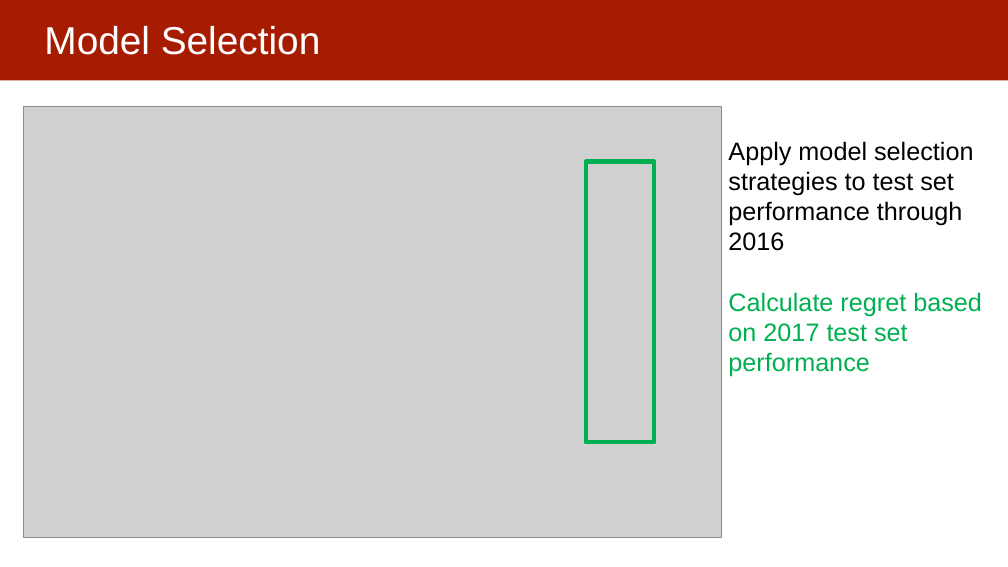
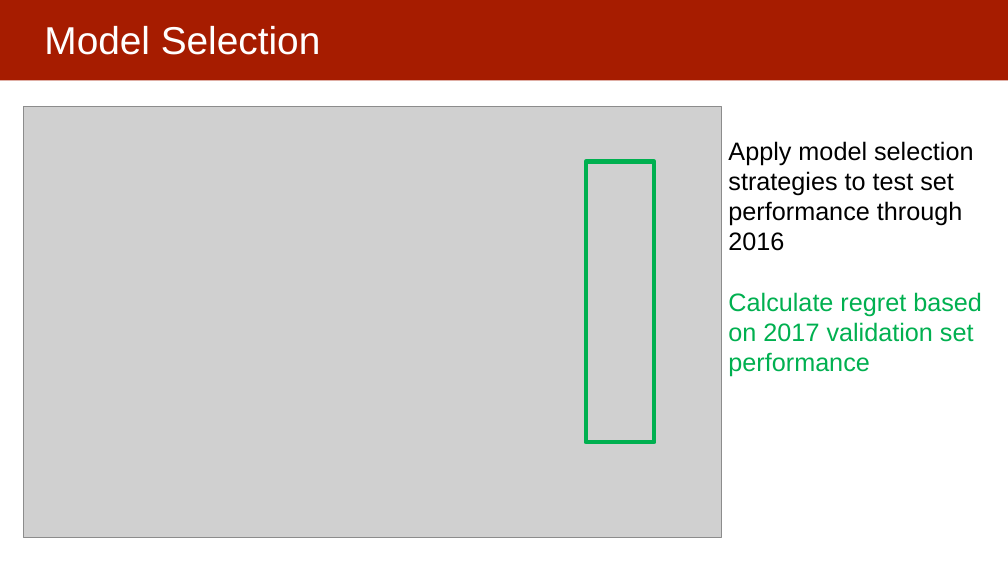
Before and after one commit to dssg/mlforpublicpolicylab, a slide deck: slide 32 of 07 - Performance and Evaluation Pt 2/Model Selection and Validation - Part II.pptx (slide 28 before the commit). Drawn at 1008x567 pixels with LibreOffice and Linux fonts; fonts in the diff are those of the drawing; grey boxes stand for pictures. Boxes give left, top, right and bottom in pixels: in the first picture for what was removed or moved away, otherwise in the second. Text is boxed around its words. In the diff, an @@ line names an element or a change of style, - is before the commit and + after.

Commit message:
updating validation II slides

```diff
--- a/07 - Performance and Evaluation Pt 2/Model Selection and Validation - Part II.pptx
+++ b/07 - Performance and Evaluation Pt 2/Model Selection and Validation - Part II.pptx
@@ text at bbox=[728, 292, 982, 377]: text changed @@
-Calculate regret based on 2017 test set performance
+Calculate regret based on 2017 validation set performance
```
Also in this commit, not shown: 15 other slides changed, 6 slides added, 2 slides removed.
